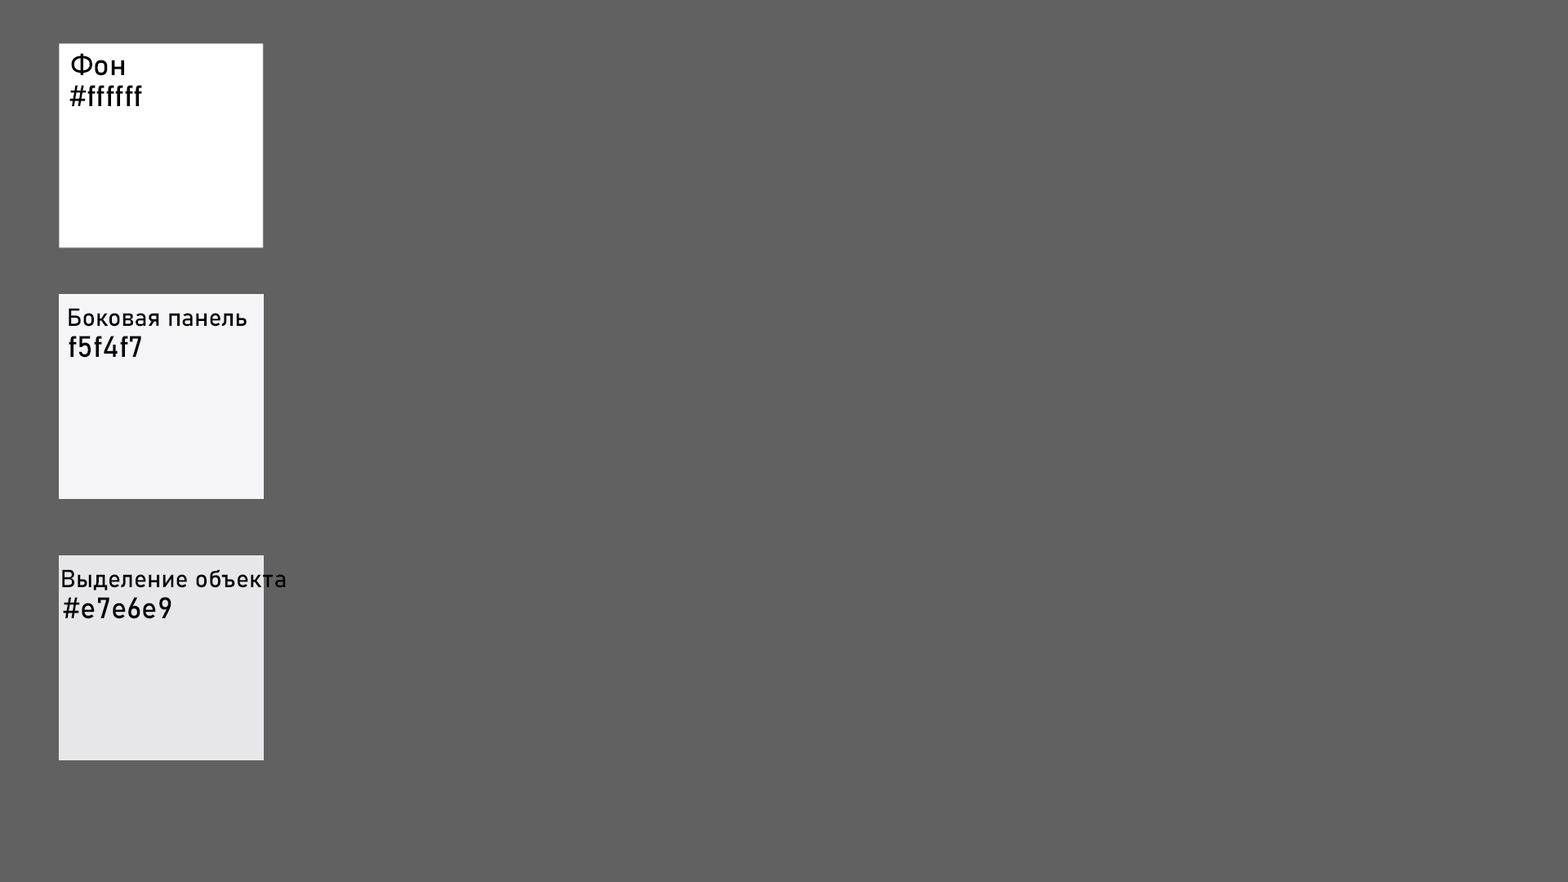
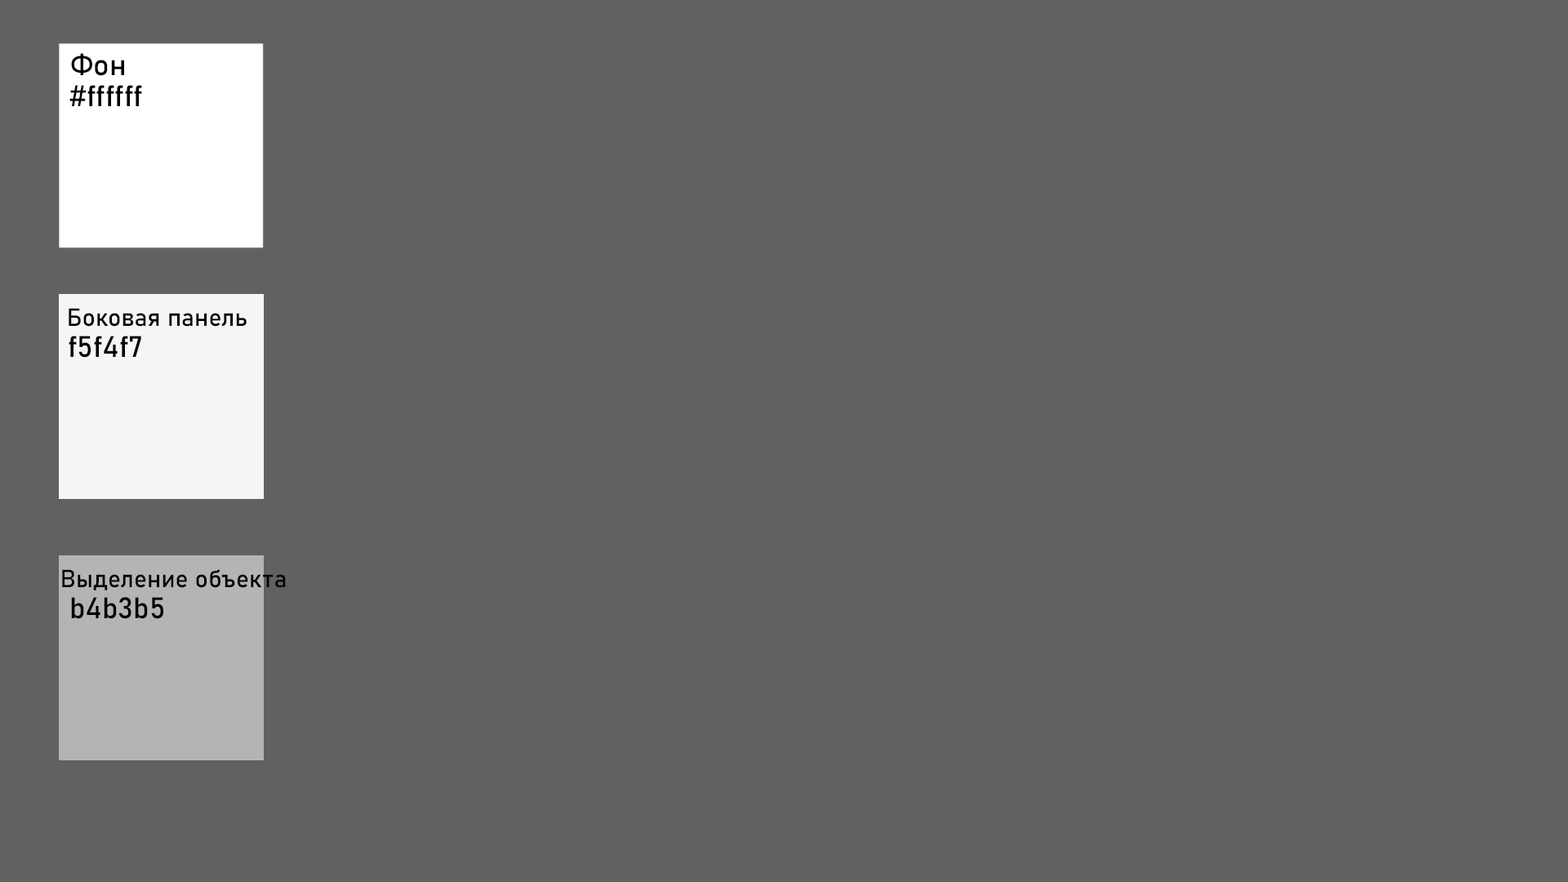
Layers edited between the first and the second 1568 x 882 image:
painted on "Цвет" (3rd of 15, in "Светлая тема" › "Цвета" › "Цвет 3") over [62, 596, 172, 620]
painted on "Цвет 1" (4th of 16, in "Светлая тема" › "Цвета" › "Цвет 3") over [58, 555, 264, 761]